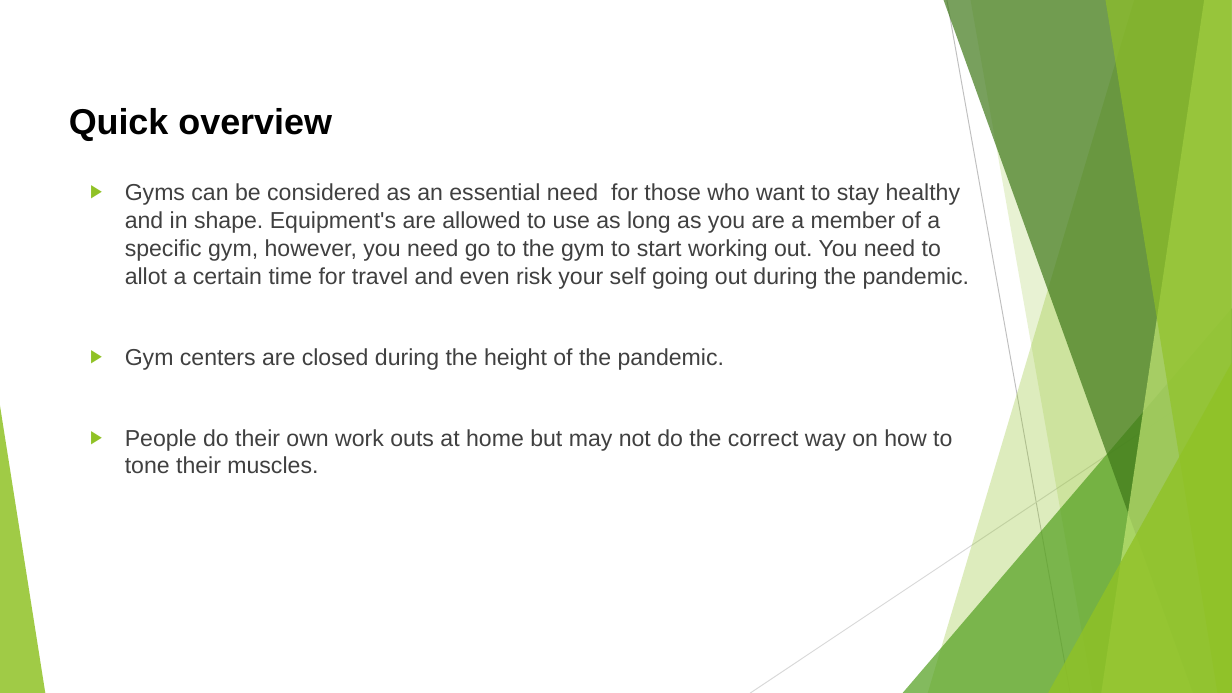
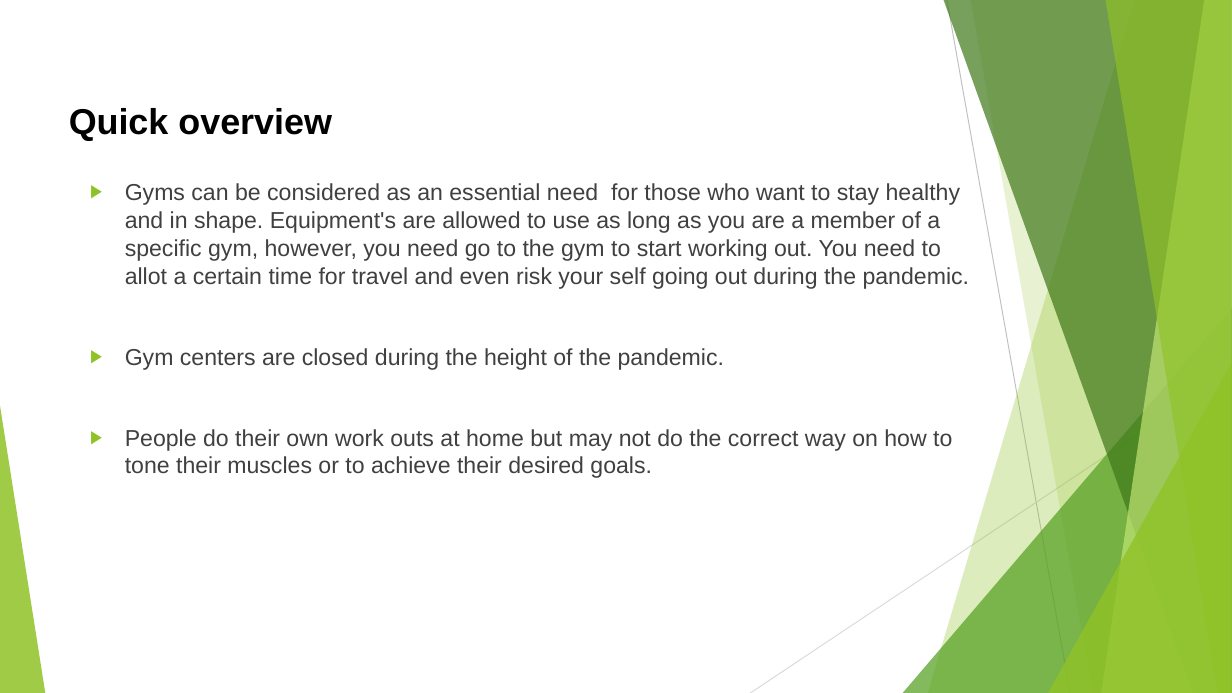
Before and after one commit to Mhojojo/Mhojojo.github.io, a slide deck: slide 2 of docu.pptx. Drawn at 1232x693 pixels with LibreOffice and Linux fonts; fonts in the diff are those of the drawing. Boxes give left, top, right and bottom in pixels: in the first picture for what was removed or moved away, otherwise in the second. Text is boxed around its words. In the diff, an @@ line names an element or a change of style, - is before the commit and + after.

```diff
--- a/docu.pptx
+++ b/docu.pptx
@@ text at (125,429,952,478): text changed @@
-▶ People do their own work outs at home but may not do the correct way on how to tone their muscles.
+▶ People do their own work outs at home but may not do the correct way on how to tone their muscles or to achieve their desired goals.
```
Also in this commit, not shown: 1 other file.
